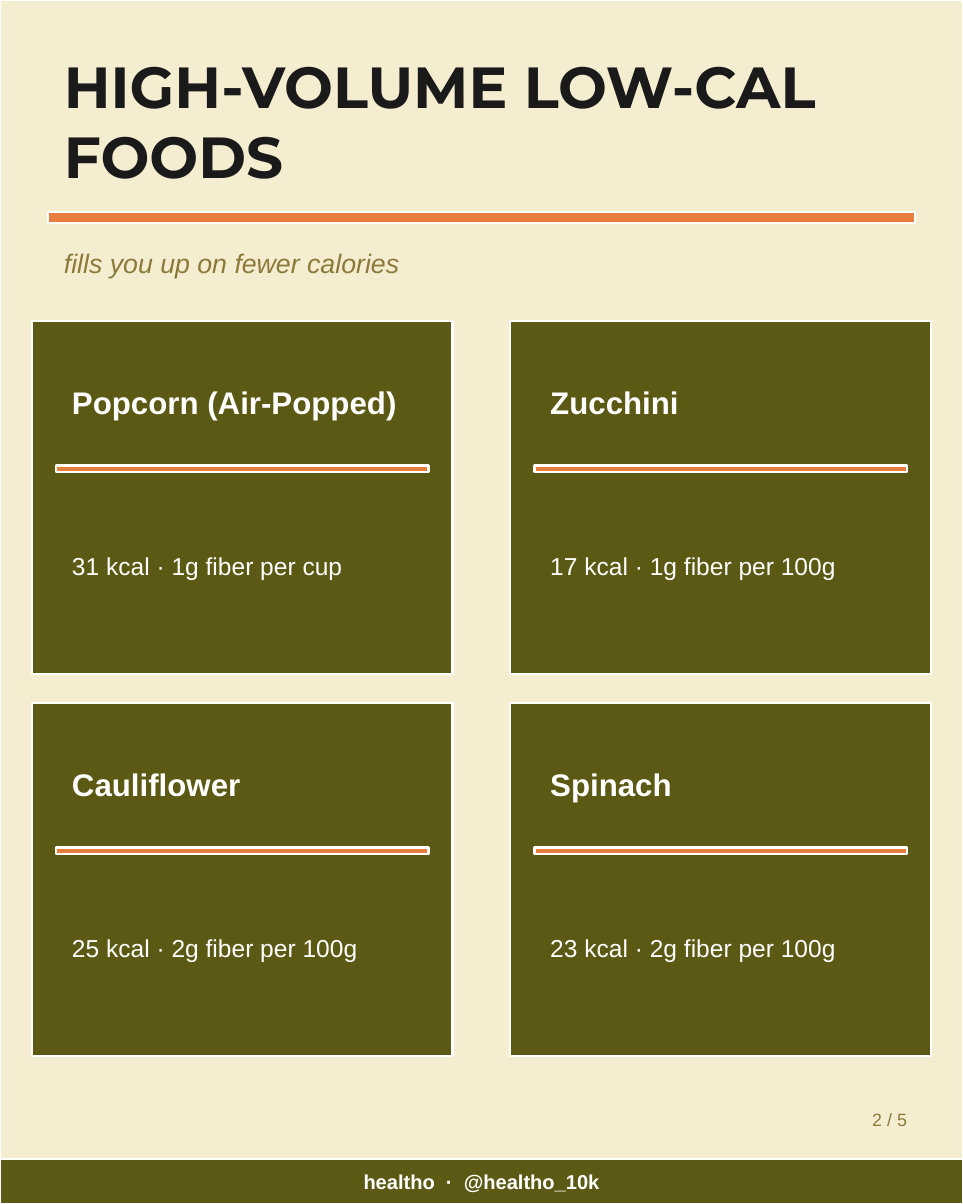
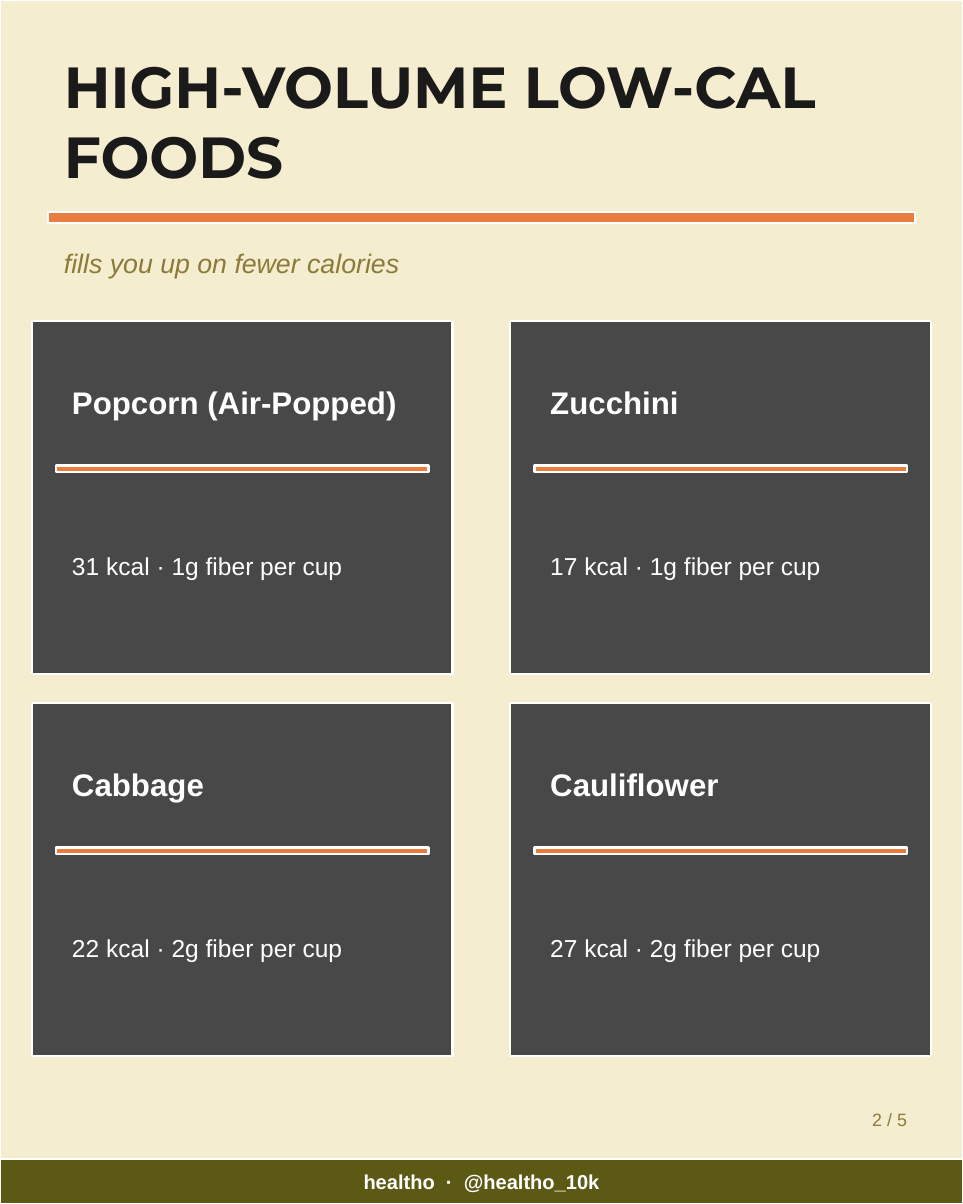
Before and after one commit to healtho-app/healtho, a slide deck: slide 2 of automation/output/2026-03-24-week13-topic3-carousel.pptx. Drawn at 963x1204 pixels with LibreOffice and Linux fonts; fonts in the diff are those of the drawing; grey boxes stand for pictures. Boxes give left, top, right and bottom in pixels: in the first picture for what was removed or moved away, otherwise in the second. Text is boxed around its words. In the diff, an @@ line names an element or a change of style, - is before the commit and + after.

```diff
--- a/automation/output/2026-03-24-week13-topic3-carousel.pptx
+++ b/automation/output/2026-03-24-week13-topic3-carousel.pptx
@@ picture added at <box>32,321,453,674</box> @@
@@ picture added at <box>510,321,931,674</box> @@
@@ text at <box>550,557,821,580</box>: text changed @@
-17 kcal · 1g fiber per 100g
+17 kcal · 1g fiber per cup
@@ picture added at <box>32,703,453,1056</box> @@
@@ fill #5C5915 to #000000 at 65% opacity in 4 elements at <box>32,321,453,674</box>, <box>510,321,931,674</box>, <box>32,703,453,1056</box>, <box>510,703,931,1056</box> @@
@@ picture added at <box>510,703,931,1056</box> @@
@@ text "Cauliflower": place and size @@
-text "Cauliflower" at <box>72,773,240,797</box>
+text "Cauliflower" at <box>550,773,718,797</box>
@@ text added at <box>72,773,204,802</box>, 14 pt, text #FFFFFF, bold @@
+Cabbage
@@ text removed at <box>550,773,671,802</box> @@
-Spinach
@@ text at <box>72,939,343,962</box>: text changed @@
-25 kcal · 2g fiber per 100g
+22 kcal · 2g fiber per cup
@@ text at <box>550,939,821,962</box>: text changed @@
-23 kcal · 2g fiber per 100g
+27 kcal · 2g fiber per cup
```
Also in this commit, not shown: 3 other slides changed, 5 other files.
